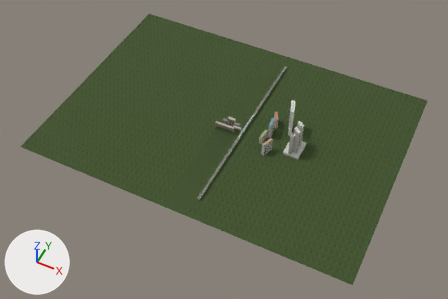
A saved change to the glTF model public/assets/models/kopitiam.glb.
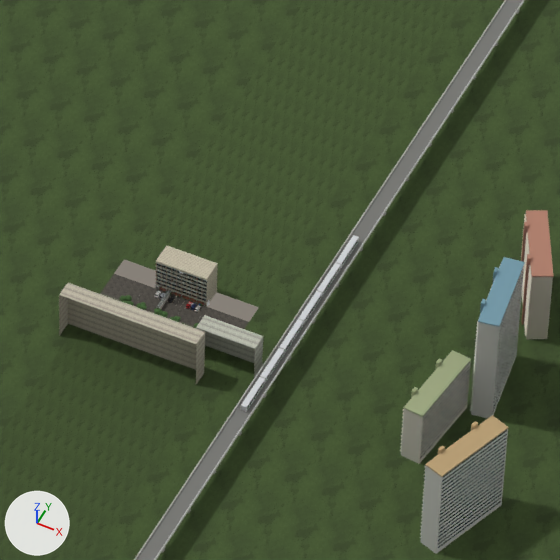
Old and new are each drawn whole from a camera (50 mm lens) standing at (784.0, -1634.0, 1861.0) and looking at (26.0, -118.0, -35.0) and again close up on the part from 46% to 62% of the width and 28% to 52% of the height. Lighting does not change. The marker at lower left points along +X, +Y and +Z. The last two pictures show the newer version. Where no turn or scale is listed for an object, it has been applied to the vertices. Vertices at exactly the same position are counted once.

In view in the first close-up: 'Kopitiam_Static', 'NOW_Skyline', 'NOW_Train' and 2 more.
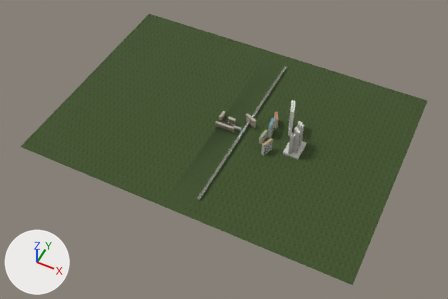
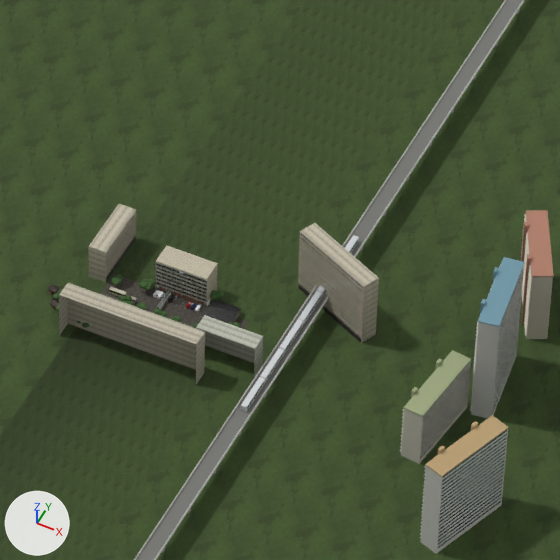
Where the change shows, as pixel boxes [x1, y1, x2, y2] in the close-ups (560 x 560 px):
```json
{"object": "THEN_Estate", "change": "added", "after": [47, 204, 379, 343], "faces in mat_m_plaster": [89, 204, 379, 343], "faces in mat_m_road": [114, 259, 259, 322], "faces in mat_m_glass": [106, 213, 363, 336], "faces in mat_m_metal": [47, 284, 241, 323], "faces in mat_m_cloth": [53, 274, 241, 328]}
{"part": 1, "of": "me_kopitiam_static", "change": "edited", "before": [0, 0, 465, 560], "after": [0, 0, 465, 560], "on screen": "looks the same"}
```

The change, as JSON lines over the scene's bpy script:
```json
{"block": "me_kopitiam_static", "where": "me_kopitiam_static.from_pydata(...)  # 3725 vertices, 5560 faces; spans x -700.0..700.0, y -500.0..500.0, z -16.0..16.0"}
{"block": "me_kopitiam_static", "where": "# used by ob_kopitiam_static; location = (0.0, 0.0, 15.4)"}
{"block": "me_kopitiam_static", "change": "me_kopitiam_static part 1: 204 kept faces spanning x -40.0..40.0, y -500.0..500.0, z -15.0..-3.0 get new vertex colours; the middle colour goes from grey #a6a394 to grey #949183"}
{"op": "add", "block": "me_then_estate", "code": ["me_then_estate = bpy.data.meshes.new('THEN_Estate')", "me_then_estate.from_pydata(...)  # 6332 vertices, 9538 faces; spans x -84.0..84.0, y -45.0..45.0, z -21.0..21.0", "# faces by material slot: [692, 1900, 4, 5036, 102, 1348, 456]", "me_then_estate.materials.append(mat_m_plaster)", "me_then_estate.materials.append(mat_m_timber)", "me_then_estate.materials.append(mat_m_road)", "me_then_estate.materials.append(mat_m_cloth)", "me_then_estate.materials.append(mat_m_glass)", "me_then_estate.materials.append(mat_m_metal)", "me_then_estate.materials.append(mat_m_emissive)"]}
{"op": "add", "block": "ob_then_estate", "code": ["ob_then_estate = bpy.data.objects.new('THEN_Estate', me_then_estate)", "ob_then_estate.location = (19.3, -1.3, 21.2)"]}
```
